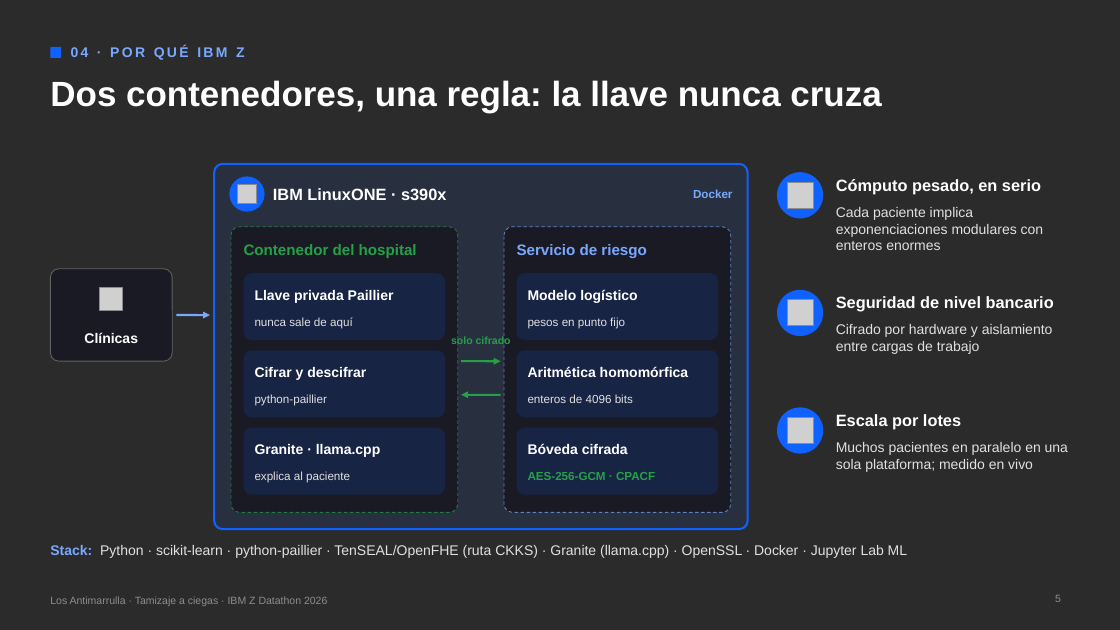
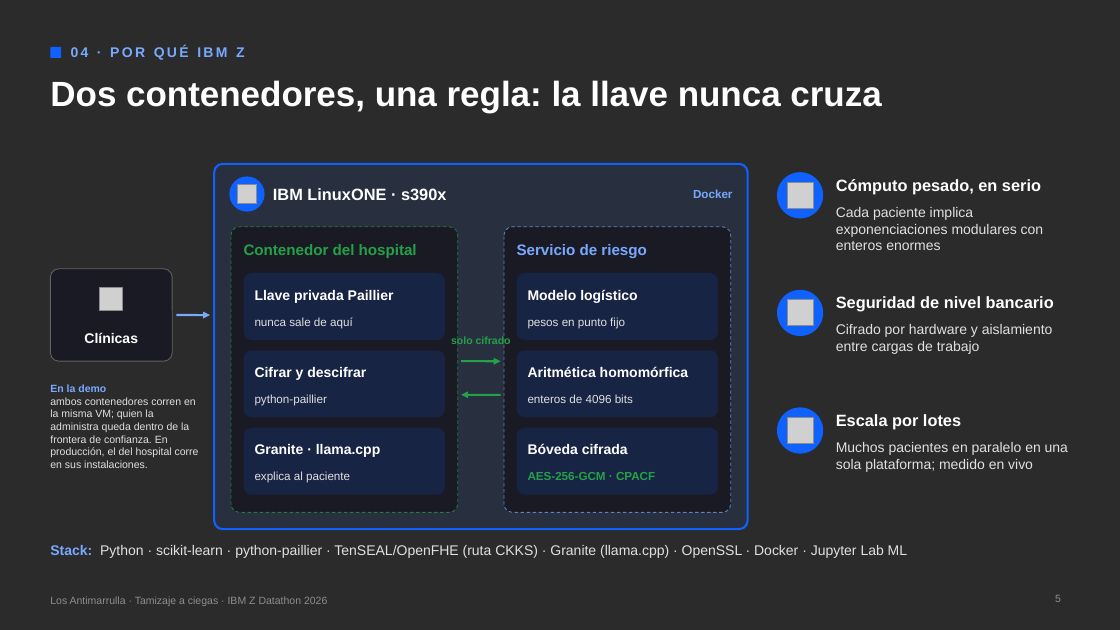
Before and after one commit to UACJ-MIAAD/antimarrulla-ibmz-datathon-2026, a slide deck: slide 5 of submission/Los_Antimarrulla_Pitch_Tamizaje.pptx. Drawn at 1120x630 pixels with LibreOffice and Linux fonts; fonts in the diff are those of the drawing; grey boxes stand for pictures; background and template pictures are left out; a plain dark background stands for a picture behind light text. Boxes give left, top, right and bottom in pixels: in the first picture for what was removed or moved away, otherwise in the second. Text is boxed around its words. In the diff, an @@ line names an element or a change of style, - is before the commit and + after.

Commit message:
decisiones post-auditoría: E5 y CKKS como extra, misma VM con frontera declarada, uso de IA en README y correos

```diff
--- a/submission/Los_Antimarrulla_Pitch_Tamizaje.pptx
+++ b/submission/Los_Antimarrulla_Pitch_Tamizaje.pptx
@@ text added at <box>50,384,199,468</box>, 9 pt, text #E0E0E0 @@
+En la demo
+ambos contenedores corren en la misma VM; quien la administra queda dentro de la frontera de confianza. En producción, el del hospital corre en sus instalaciones.
```
Also in this commit, not shown: 8 other files.
